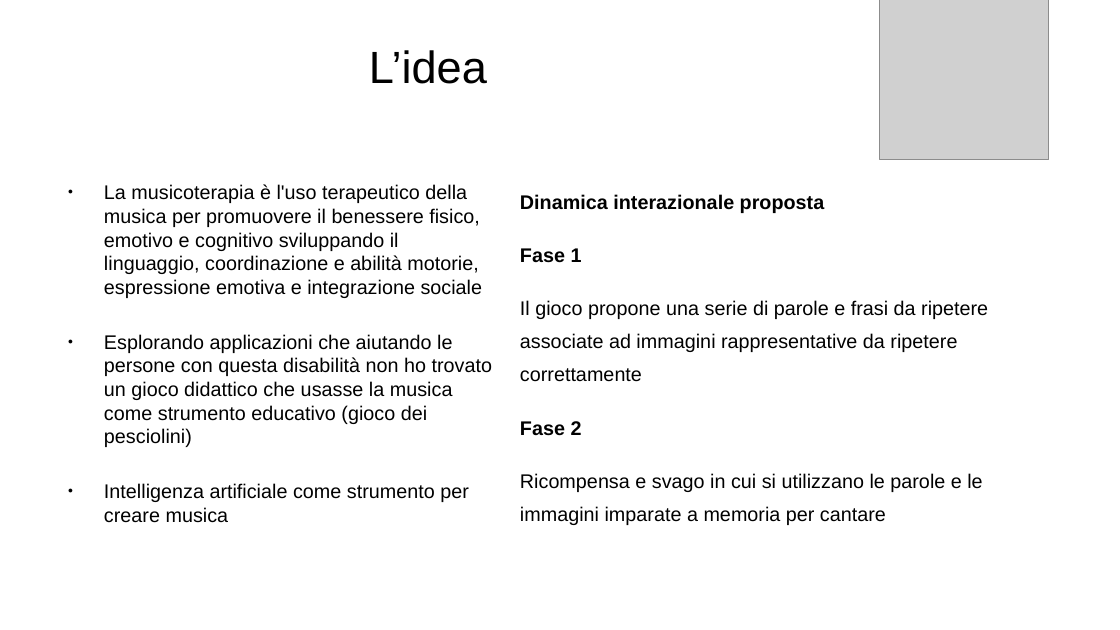
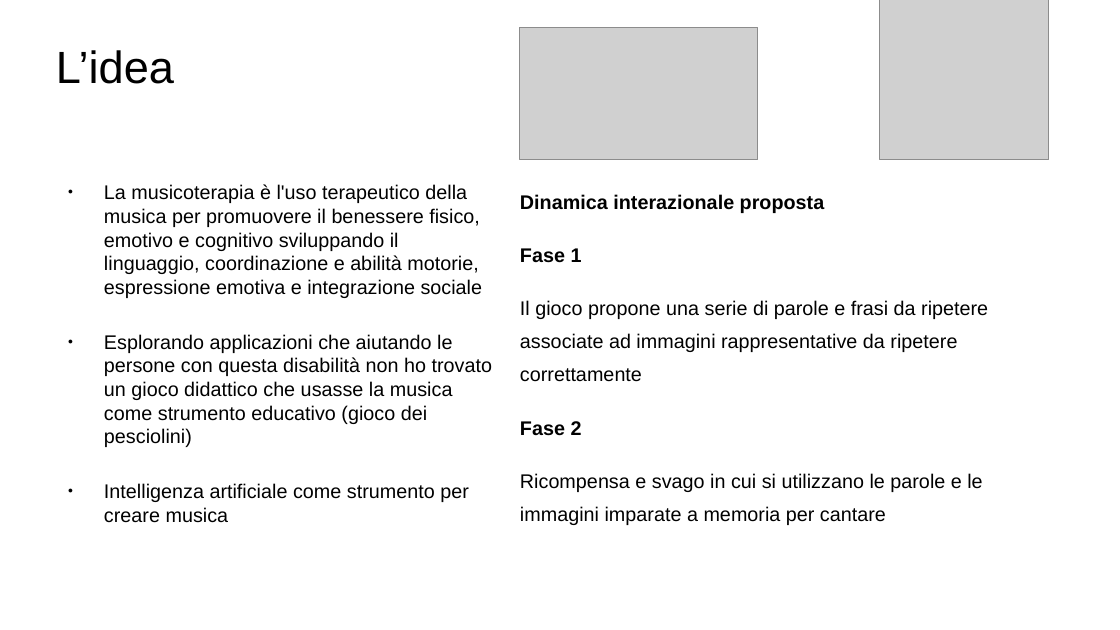
Before and after one commit to daloiso/tesi, a slide deck: slide 4 of presentazione_tesi.odp. Drawn at 1120x630 pixels with LibreOffice and Linux fonts; fonts in the diff are those of the drawing; grey boxes stand for pictures. Boxes give left, top, right and bottom in pixels: in the first picture for what was removed or moved away, otherwise in the second. Text is boxed around its words. In the diff, an @@ line names an element or a change of style, - is before the commit and + after.

```diff
--- a/presentazione_tesi.odp
+++ b/presentazione_tesi.odp
@@ title "L’idea" at (56,50,174,84): alignment centre to left @@
@@ picture added at (520,27,758,161) @@
```
Also in this commit, not shown: 3 slides added.
